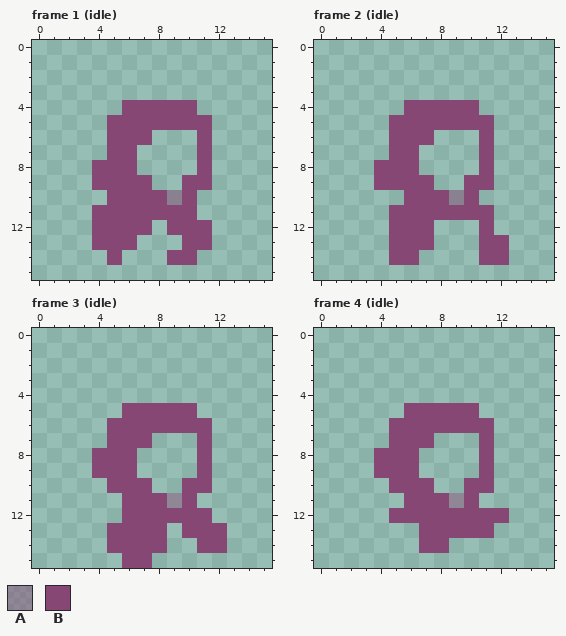
File history of a pixel-art file, PixelEngine/res/sprites/cloak.aseprite. This is how it looked before the edit.
16x16 pixels, 19 frames. Shown: frame 1 (idle), frame 2 (idle), frame 3 (idle), frame 4 (idle). The commit also changed other frames, which this record leaves out.
Palette (. is transparent): A #87477478  B #874774
After the commit:
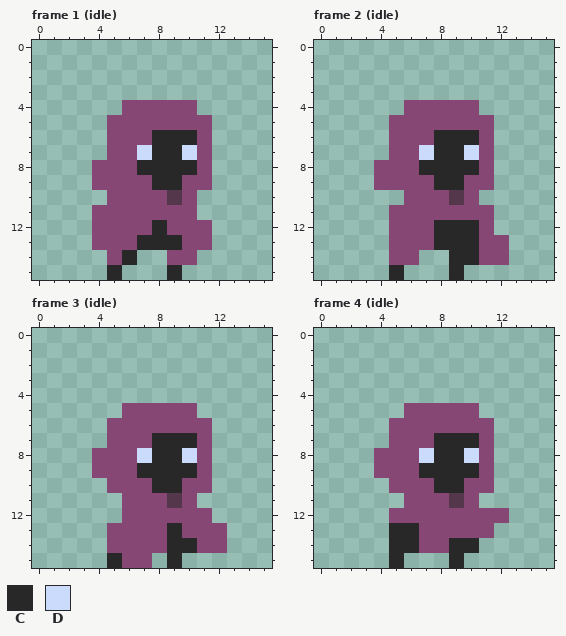
Colours new in this view: C #282828  D #cbdbfc
The edit:
layer "Layer 1" now shown
colour A: #87477478 -> #55374c
Frame 1 (idle), layer "Layer 1":
y 6: x 8..10 ... -> CCC
y 7: x 7..10 .... -> DCCD
y 8: x 7..10 .... -> CCCC
y 9: x 8..9 .. -> CC
y 12: x 8 . -> C
y 13: x 7..9 ... -> CCC
y 14: x 6 . -> C
y 15: x 5 . -> C; x 9 . -> C
Frame 2 (idle), layer "Layer 1":
y 6: x 8..10 ... -> CCC
y 7: x 7..10 .... -> DCCD
y 8: x 7..10 .... -> CCCC
y 9: x 8..9 .. -> CC
y 12..13: x 8..10 ... -> CCC
y 14: x 9..10 .. -> CC
y 15: x 5 . -> C; x 9 . -> C
Frame 3 (idle), layer "Layer 1":
y 7: x 8..10 ... -> CCC
y 8: x 7..10 .... -> DCCD
y 9: x 7..10 .... -> CCCC
y 10: x 8..9 .. -> CC
y 13: x 9 . -> C
y 14: x 9..10 .. -> CC
y 15: x 5 . -> C; x 9 . -> C
Frame 4 (idle), layer "Layer 1":
y 7: x 8..10 ... -> CCC
y 8: x 7..10 .... -> DCCD
y 9: x 7..10 .... -> CCCC
y 10: x 8..9 .. -> CC
y 13: x 5..6 .. -> CC
y 14: x 5..6 .. -> CC; x 9..10 .. -> CC
y 15: x 5 . -> C; x 9 . -> C
Pixel boxes of the changes (left, top, right, bottom) in both pictures:
changed: (107, 130, 197, 280)
changed: (389, 130, 479, 280)
changed: (137, 433, 197, 568)
added: (107, 553, 122, 568)
changed: (389, 433, 479, 568)
